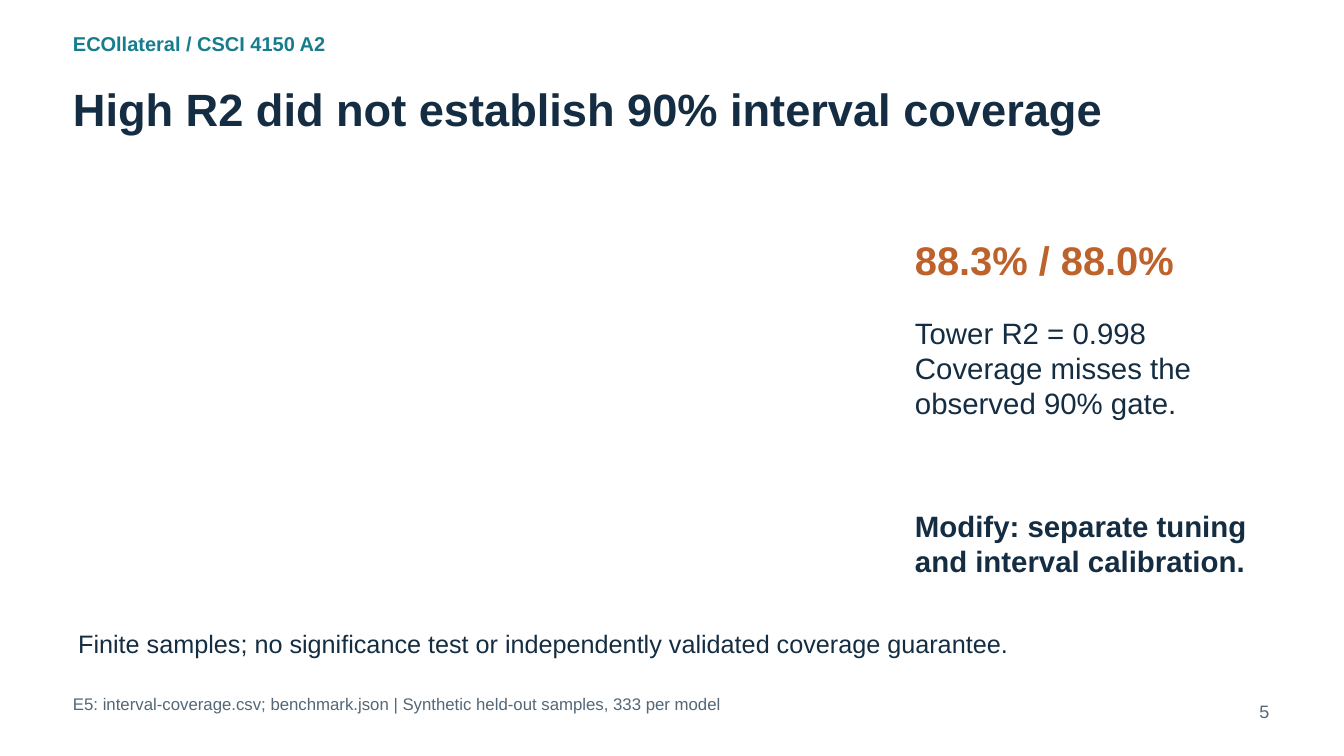
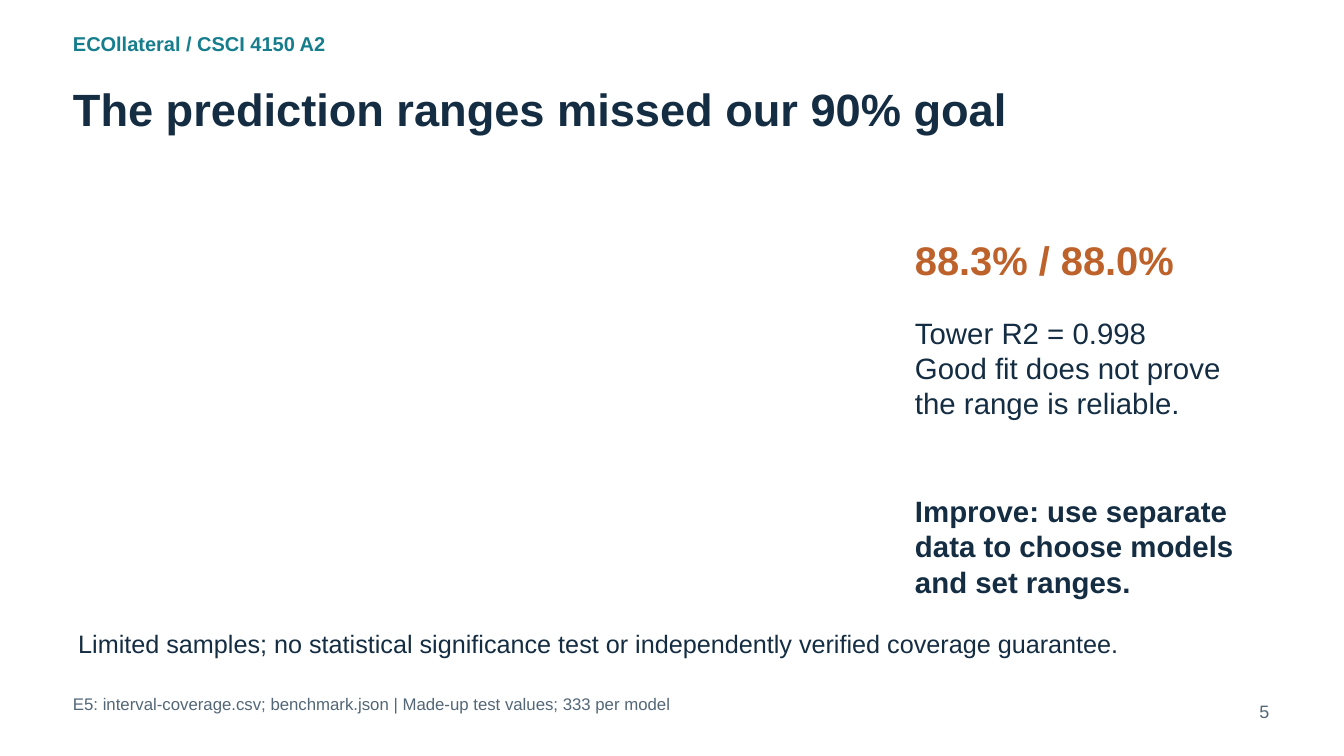
Before and after one commit to ScottLiu12/ECOllateral, a slide deck: slide 5 of docs/a2/review-slides.pptx. Drawn at 1344x756 pixels with LibreOffice and Linux fonts; fonts in the diff are those of the drawing. Boxes give left, top, right and bottom in pixels: in the first picture for what was removed or moved away, otherwise in the second. Text is boxed around its words. In the diff, an @@ line names an element or a change of style, - is before the commit and + after.

```diff
--- a/docs/a2/review-slides.pptx
+++ b/docs/a2/review-slides.pptx
@@ text at <box>73,93,1007,135</box>: text changed @@
-High R2 did not establish 90% interval coverage
+The prediction ranges missed our 90% goal
@@ text at <box>915,357,1221,420</box>: text changed @@
-Coverage misses the
-observed 90% gate.
+Good fit does not prove
+the range is reliable.
@@ text at <box>915,501,1233,599</box>: text changed @@
-Modify: separate tuning
-and interval calibration.
+Improve: use separate
+data to choose models
+and set ranges.
@@ text at <box>78,634,1118,659</box>: text changed @@
-Finite samples; no significance test or independently validated coverage guarantee.
+Limited samples; no statistical significance test or independently verified coverage guarantee.
@@ text at <box>73,698,670,714</box>: text changed @@
-E5: interval-coverage.csv; benchmark.json | Synthetic held-out samples, 333 per model
+E5: interval-coverage.csv; benchmark.json | Made-up test values; 333 per model
```
Also in this commit, not shown: 5 other slides changed, 11 other files.
